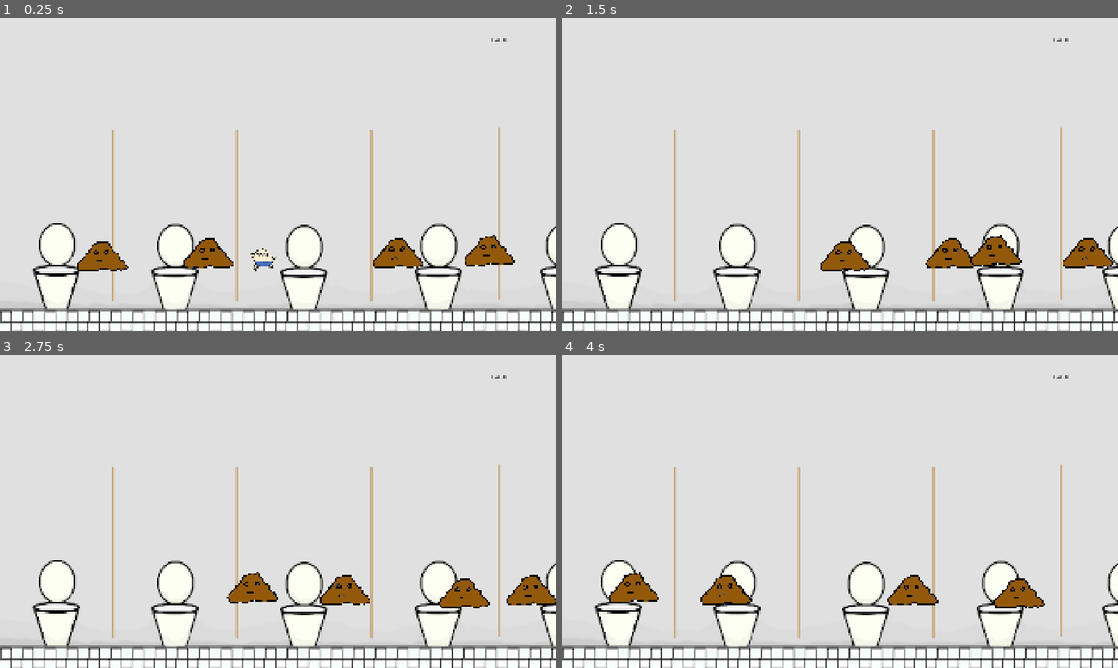
Above: before the commit, frames 1-4 (two rows, left to right).
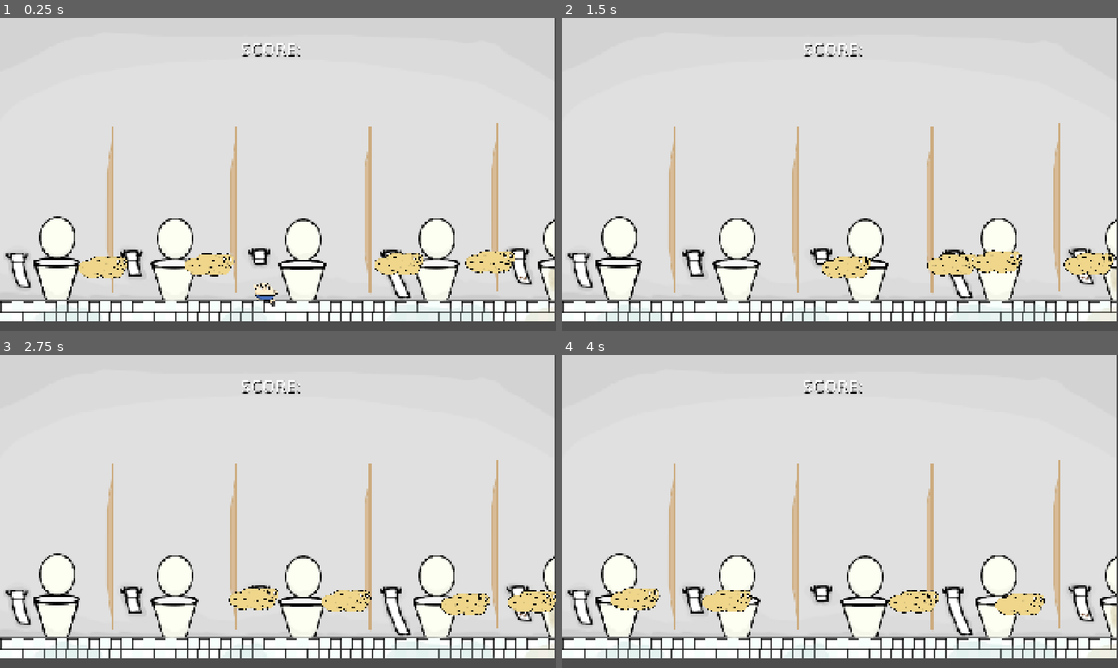
Above: after the commit, the same moments.

Repository: Jayscoobi33/Poo-game
Game: Godot game, scene res://Scenes/main-background.tscn
Two runs of this game, one before a commit and one after it. Both use one fixed random seed, a clock stepped at 60 frames per second and the inputs below.
Inputs:
- Up to frame 1 (0.25 s): no input
- Up to frame 2 (1.5 s): tap Enter (ui_accept) at 0.5, 0.77 s; hold Right (ui_right) from 0.53 s (still down)
- Up to frame 3 (2.75 s): tap Enter (ui_accept) at 1.52 s; release Right (ui_right) at 2.03 s; hold Left (ui_left) from 2.03 s (still down)
- Up to frame 4 (4 s): release Left (ui_left) at 2.78 s; hold Right (ui_right) from 2.78 s (still down); tap Enter (ui_accept) at 3.02, 3.77 s

The runs differ from the first frame. In frame 1, 17% of the frame differs, in the area x 0-100%, y 0-100%; in frame 2, 17%; in frame 3, 17%; in frame 4, 17%.

Commit message:
Addes imagies, audio and new background
updated assets for game

Diff:
--- a/poo-game/Scenes/character_body_2d.tscn
+++ b/poo-game/Scenes/character_body_2d.tscn
@@ -2,25 +2,25 @@
 
 [ext_resource type="Texture2D" uid="uid://cp10xd58q4kyv" path="res://Assets/sprites/poo-boy-frame1.png" id="1_f50pn"]
 [ext_resource type="Script" uid="uid://dish1kimthb8g" path="res://Scripts/player.gd" id="1_ij6vw"]
-[ext_resource type="AudioStream" uid="uid://bx4knttcljnw" path="res://Assets/Audio/Lego Yoda Death Sound.mp3" id="3_it8n0"]
-[ext_resource type="AudioStream" uid="uid://b87w672s23vlo" path="res://Assets/Audio/deathSound1.mp3" id="4_gbyq6"]
+[ext_resource type="AudioStream" uid="uid://kuhbmfyt6osl" path="res://Assets/Audio/jump.wav" id="3_gbyq6"]
+[ext_resource type="AudioStream" uid="uid://dhq3agpmumsp8" path="res://Assets/Audio/kill-poo-splat.wav" id="4_gbyq6"]
 
-[sub_resource type="AtlasTexture" id="AtlasTexture_ij6vw"]
+[sub_resource type="AtlasTexture" id="AtlasTexture_gbyq6"]
+atlas = ExtResource("1_f50pn")
+region = Rect2(100, 0, 100, 100)
+
+[sub_resource type="AtlasTexture" id="AtlasTexture_pbq55"]
 atlas = ExtResource("1_f50pn")
 region = Rect2(200, 0, 100, 100)
-
-[sub_resource type="AtlasTexture" id="AtlasTexture_ghijl"]
-atlas = ExtResource("1_f50pn")
-region = Rect2(300, 0, 100, 100)
 
 [sub_resource type="SpriteFrames" id="SpriteFrames_44cfe"]
 animations = [{
 "frames": [{
 "duration": 1.0,
-"texture": SubResource("AtlasTexture_ij6vw")
+"texture": SubResource("AtlasTexture_gbyq6")
 }, {
 "duration": 1.0,
-"texture": SubResource("AtlasTexture_ghijl")
+"texture": SubResource("AtlasTexture_pbq55")
 }],
 "loop": true,
 "name": &"run",
@@ -38,6 +38,7 @@
 sprite_frames = SubResource("SpriteFrames_44cfe")
 animation = &"run"
 autoplay = "run"
+frame_progress = 0.901158
 
 [node name="CollisionShape2D" type="CollisionShape2D" parent="."]
 position = Vector2(1, -50)
@@ -49,7 +50,7 @@
 target_position = Vector2(0, 34)
 
 [node name="jump" type="AudioStreamPlayer2D" parent="."]
-stream = ExtResource("3_it8n0")
+stream = ExtResource("3_gbyq6")
 
 [node name="killSound" type="AudioStreamPlayer2D" parent="."]
 stream = ExtResource("4_gbyq6")
--- a/poo-game/Scenes/main-background.tscn
+++ b/poo-game/Scenes/main-background.tscn
@@ -2,17 +2,21 @@
 
 [ext_resource type="PackedScene" uid="uid://db48sqf4fhhrr" path="res://Scenes/test-poo.tscn" id="1_eaxsd"]
 [ext_resource type="Script" uid="uid://bq22yudhsi304" path="res://Scripts/game_manager.gd" id="1_r2g3p"]
-[ext_resource type="Texture2D" uid="uid://jyepea6mbaii" path="res://Assets/backgrounds/toilets.png" id="2_873dq"]
 [ext_resource type="Script" uid="uid://b1bgtqe7tk3wg" path="res://Scripts/background.gd" id="2_dj5li"]
+[ext_resource type="Texture2D" uid="uid://detuopa2vk05q" path="res://Assets/backgrounds/background1.png" id="2_r2g3p"]
 [ext_resource type="PackedScene" uid="uid://bj1xsavstda31" path="res://Scenes/character_body_2d.tscn" id="3_7rfvc"]
 [ext_resource type="AudioStream" uid="uid://bhkbhqqexx2v0" path="res://Assets/Audio/Gunther - Ding Dong Song.mp3" id="3_oo45x"]
 
 [sub_resource type="WorldBoundaryShape2D" id="WorldBoundaryShape2D_eaxsd"]
-distance = 98.0
+distance = 7.0
 
 [sub_resource type="WorldBoundaryShape2D" id="WorldBoundaryShape2D_873dq"]
+normal = Vector2(-0.024386, -0.999703)
+distance = -239.514
 
 [sub_resource type="WorldBoundaryShape2D" id="WorldBoundaryShape2D_7rfvc"]
+normal = Vector2(4.06901e-06, -1)
+distance = -11.9036
 
 [node name="Background" type="Node2D"]
 position = Vector2(380, -880)
@@ -22,39 +26,41 @@
 script = ExtResource("1_r2g3p")
 
 [node name="background" type="Sprite2D" parent="."]
-position = Vector2(580, 1420)
-texture = ExtResource("2_873dq")
+position = Vector2(579, 1370.75)
+scale = Vector2(3.98333, 3.88333)
+texture = ExtResource("2_r2g3p")
 script = ExtResource("2_dj5li")
 
 [node name="AudioStreamPlayer2D" type="AudioStreamPlayer2D" parent="background"]
+position = Vector2(-38, 25)
 stream = ExtResource("3_oo45x")
 
 [node name="Player" parent="." instance=ExtResource("3_7rfvc")]
-position = Vector2(527, 1669)
+position = Vector2(534, 1752)
 
 [node name="Camera2D" type="Camera2D" parent="."]
-position = Vector2(-380, 880)
+position = Vector2(-379, 847)
 anchor_mode = 0
 
 [node name="StaticBody2D" type="StaticBody2D" parent="."]
 z_index = 1
-position = Vector2(455, 1765)
+position = Vector2(459, 1778)
 
 [node name="bottom boundary" type="CollisionShape2D" parent="StaticBody2D"]
-position = Vector2(-835, 261)
+position = Vector2(70, 123)
 shape = SubResource("WorldBoundaryShape2D_eaxsd")
 
 [node name="StaticBody2D2" type="StaticBody2D" parent="."]
 
 [node name="left boundary" type="CollisionShape2D" parent="StaticBody2D2"]
-position = Vector2(-380, 1960)
+position = Vector2(-141, 1969)
 rotation = 1.5708
 shape = SubResource("WorldBoundaryShape2D_873dq")
 
 [node name="StaticBody2D3" type="StaticBody2D" parent="."]
 
 [node name="right boundary" type="CollisionShape2D" parent="StaticBody2D3"]
-position = Vector2(1540, 1960)
+position = Vector2(1525, 1803)
 rotation = -1.5708
 shape = SubResource("WorldBoundaryShape2D_7rfvc")
 
@@ -71,8 +77,11 @@
 position = Vector2(1183, 1735)
 
 [node name="score" type="Label" parent="."]
-offset_left = 1314.0
-offset_top = 940.0
-offset_right = 1480.0
-offset_bottom = 993.0
-theme_override_colors/font_color = Color(0, 0, 0, 1)
+offset_left = 354.0
+offset_top = 911.0
+offset_right = 757.0
+offset_bottom = 1048.0
+theme_override_colors/font_color = Color(1, 1, 1, 1)
+theme_override_colors/font_shadow_color = Color(0, 0, 0, 1)
+theme_override_font_sizes/font_size = 60
+horizontal_alignment = 1
--- a/poo-game/Scenes/test-poo.tscn
+++ b/poo-game/Scenes/test-poo.tscn
@@ -1,7 +1,7 @@
 [gd_scene load_steps=4 format=3 uid="uid://db48sqf4fhhrr"]
 
 [ext_resource type="Script" uid="uid://d2u7n3dklap3n" path="res://Scripts/test_poo.gd" id="1_i6vh3"]
-[ext_resource type="Texture2D" uid="uid://c272j7gj5scqd" path="res://Assets/sprites/poo-1.png" id="1_utbu7"]
+[ext_resource type="Texture2D" uid="uid://binfyn1tpph78" path="res://Assets/sprites/fly-poo-guy-1.png" id="2_i6vh3"]
 
 [sub_resource type="RectangleShape2D" id="RectangleShape2D_i6vh3"]
 size = Vector2(31.5003, 156)
@@ -10,8 +10,9 @@
 script = ExtResource("1_i6vh3")
 
 [node name="Sprite2D" type="Sprite2D" parent="."]
-position = Vector2(1, -53)
-texture = ExtResource("1_utbu7")
+position = Vector2(2, -40)
+scale = Vector2(0.373916, 0.373916)
+texture = ExtResource("2_i6vh3")
 
 [node name="CollisionShape2D" type="CollisionShape2D" parent="."]
 position = Vector2(-4.31538e-05, -27.2501)
Not shown, added: poo-game/Assets/Audio/jump.wav.import
Not shown, added: poo-game/Assets/Audio/kill-poo-splat.wav.import
Binary file added: poo-game/Assets/backgrounds/background1.png
Not shown, added: poo-game/Assets/backgrounds/background1.png.import
Binary file added: poo-game/Assets/sprites/PooGuy1.png
Not shown, added: poo-game/Assets/sprites/PooGuy1.png.import
Binary file added: poo-game/Assets/sprites/fly-poo-guy-1.png
Not shown, added: poo-game/Assets/sprites/fly-poo-guy-1.png.import
Binary file added: poo-game/Assets/sprites/ground-poo-guy-1.png
Not shown, added: poo-game/Assets/sprites/ground-poo-guy-1.png.import
Binary file added: poo-game/Assets/sprites/high-up-poo-guy-1.png
Not shown, added: poo-game/Assets/sprites/high-up-poo-guy-1.png.import
(and 3 more such lines)
